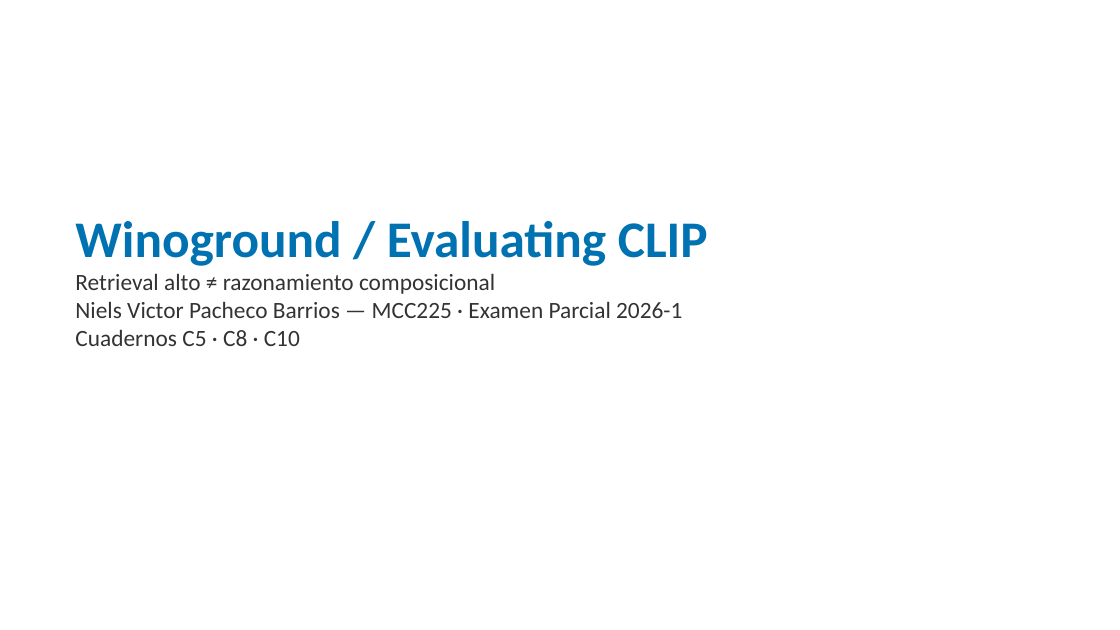
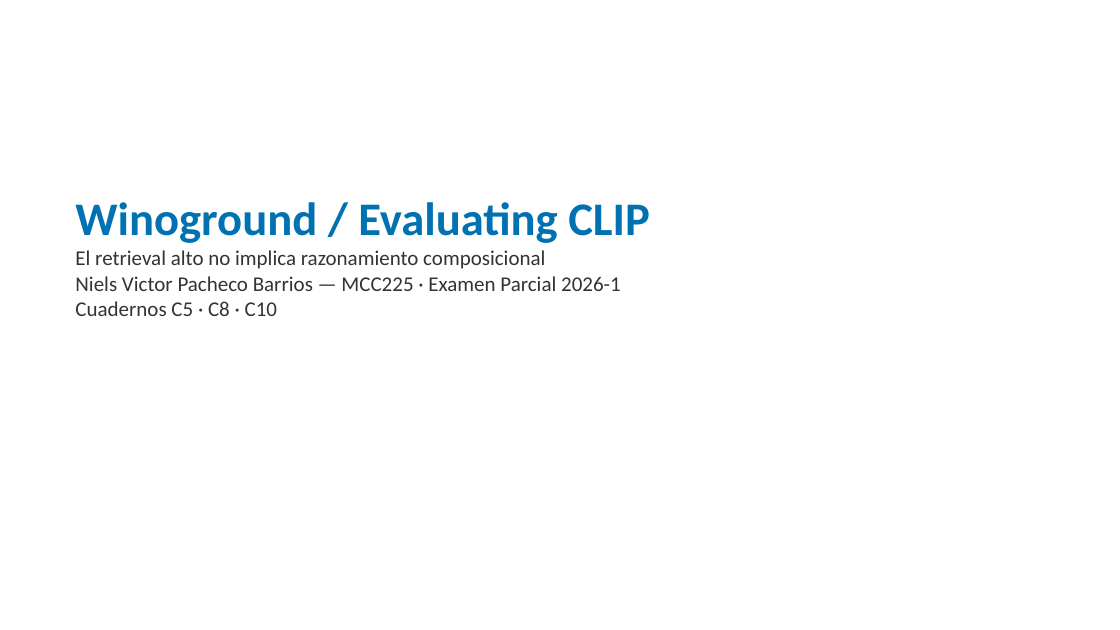
Before and after one commit to nielspac177/MCC225-Winoground, a slide deck: slide 1 of slides/pptx/defensa_winoground.pptx. Drawn at 1120x630 pixels with LibreOffice and Linux fonts; fonts in the diff are those of the drawing. Boxes give left, top, right and bottom in pixels: in the first picture for what was removed or moved away, otherwise in the second. Text is boxed around its words. In the diff, an @@ line names an element or a change of style, - is before the commit and + after.

Commit message:
Examen Parcial 1: guion, plan 20min, defensa de codigo y embeddings versionados

```diff
--- a/slides/pptx/defensa_winoground.pptx
+++ b/slides/pptx/defensa_winoground.pptx
@@ text "Winoground / Evaluating CLIP" moved from (x1=75, y1=221, x2=708, y2=346) to (x1=75, y1=202, x2=650, y2=316) @@
@@ text at (x1=75, y1=202, x2=650, y2=316): size 44 to 40 pt in "Winoground / Evaluating CLIP"; size 20 to 18 pt in "Niels Victor Pacheco Barrios — MCC225 · ...", "Cuadernos C5 · C8 · C10" @@
@@ text at (x1=75, y1=250, x2=545, y2=269): text changed; size 20 to 18 pt @@
-Retrieval alto ≠ razonamiento composicional
+El retrieval alto no implica razonamiento composicional
```
Also in this commit, not shown: 1 other slide changed, 27 slides added, 6 slides removed, 9 other files.
